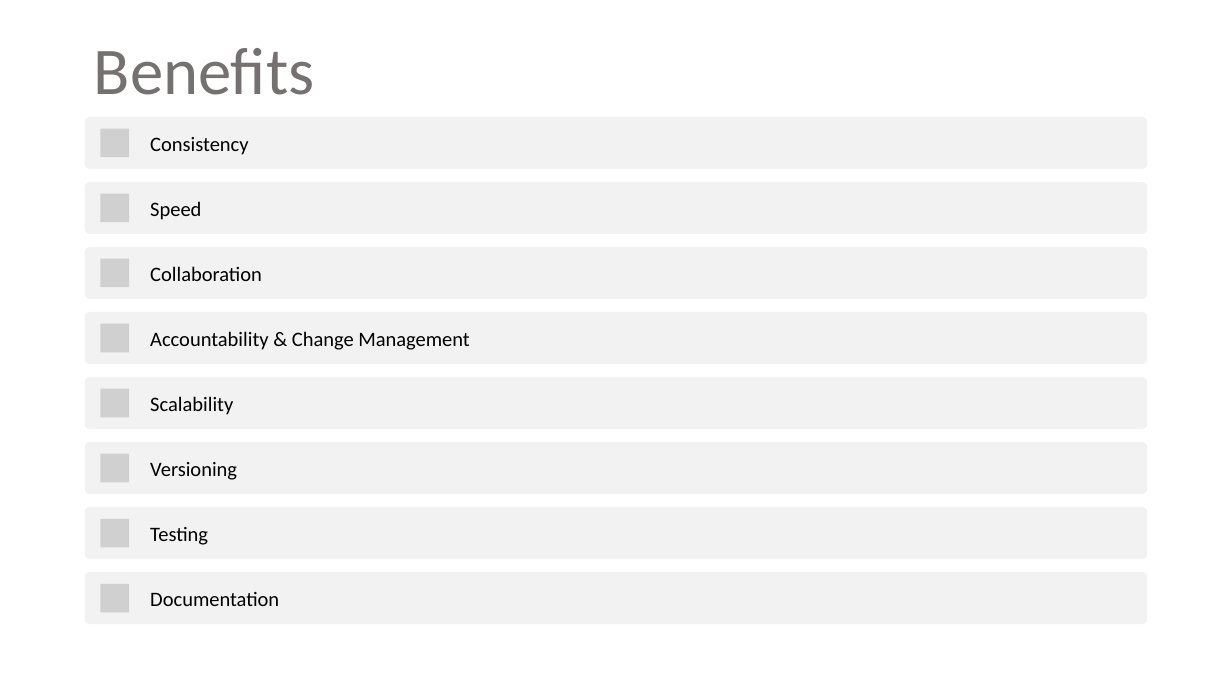
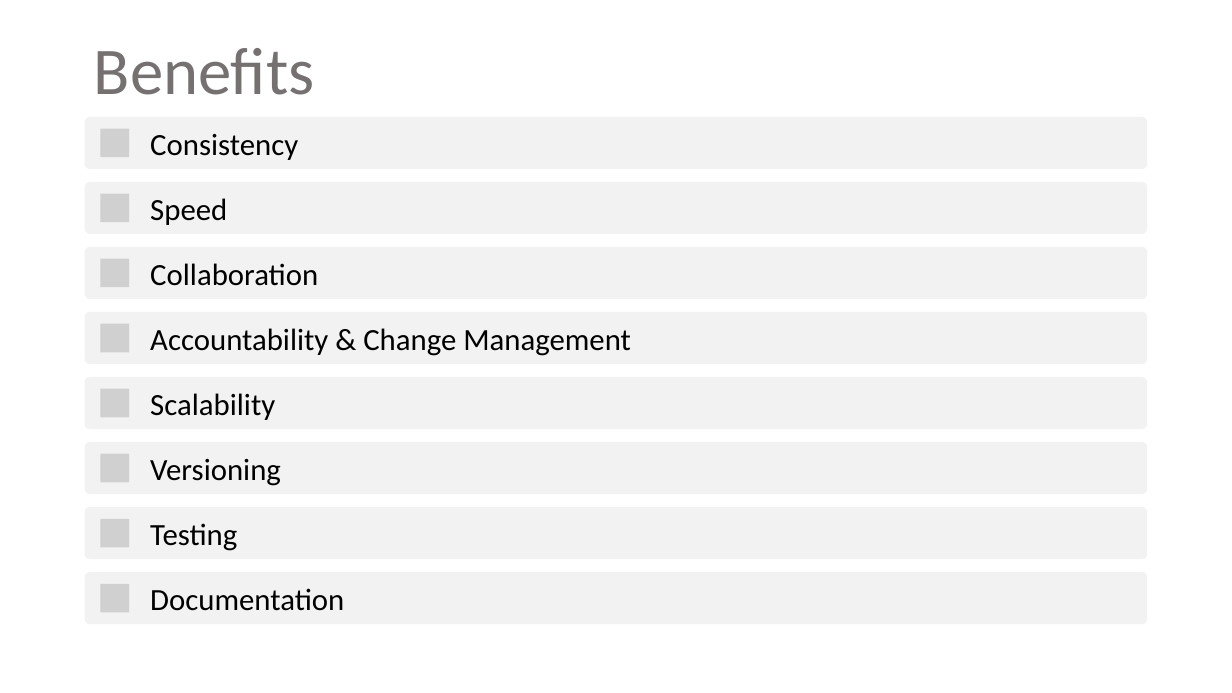
Before and after one commit to anantakjena/events, a slide deck: slide 6 of London Microsoft Devops 17_09_20/Introduction to IaC.pptx (slide 5 before the commit). Drawn at 1232x693 pixels with LibreOffice and Linux fonts; fonts in the diff are those of the drawing; grey boxes stand for pictures. Boxes give left, top, right and bottom in pixels: in the first picture for what was removed or moved away, otherwise in the second. Text is boxed around its words. In the diff, an @@ line names an element or a change of style, - is before the commit and + after.

```diff
--- a/London Microsoft Devops 17_09_20/Introduction to IaC.pptx
+++ b/London Microsoft Devops 17_09_20/Introduction to IaC.pptx
@@ size 16 to 24 pt; more space between paragraphs in 8 elements at <box>150,134,298,160</box>, <box>150,198,227,225</box>, <box>150,263,318,286</box>, <box>150,328,631,356</box>, <box>150,393,275,420</box>, <box>150,459,281,486</box>, <box>150,523,237,551</box>, <box>150,588,344,611</box> @@
```
Also in this commit, not shown: 2 other slides changed, 3 slides added.
